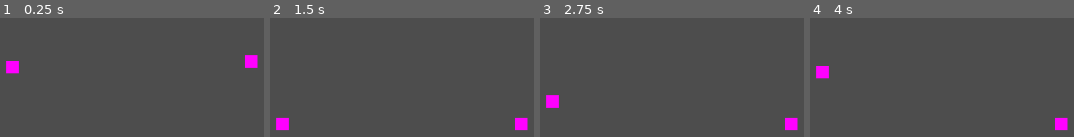
Above: before the commit, frames 1-4 (left to right).
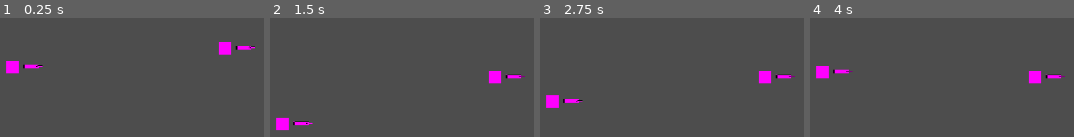
Above: after the commit, the same moments.

Repository: ViniTeider/BeneathTheMask
Game: Godot game, scene res://scenes/world.tscn
The game is run twice, just before and just after one commit, with the same random seed, the same clock (stepped at 60 frames per second) and the same inputs.
Inputs:
- Up to frame 1 (0.25 s): no input
- Up to frame 2 (1.5 s): tap Enter at 1.25 s
- Up to frame 3 (2.75 s): tap Space at 2 s
- Up to frame 4 (4 s): tap Enter at 2.75 s; tap Space at 3.5 s

The runs differ from the first frame. In frame 1, 1.5% of the frame differs, in the area x 8-98%, y 20-43%; in frame 2, 1.4%; in frame 3, 1.4%; in frame 4, 1.4%.

Commit message:
feat: add player and aim movement

Diff:
--- /dev/null
+++ b/aimArrow.tscn
@@ -0,0 +1,20 @@
+[gd_scene format=3 uid="uid://bp06c4sn5q5n7"]
+
+[sub_resource type="PlaceholderTexture2D" id="PlaceholderTexture2D_ufrfc"]
+size = Vector2(25, 25)
+
+[sub_resource type="PlaceholderTexture2D" id="PlaceholderTexture2D_3rta4"]
+size = Vector2(10, 10)
+
+[node name="AimArrow" type="Node2D" unique_id=1695000676]
+
+[node name="Sprite2D" type="Sprite2D" parent="." unique_id=352866948]
+position = Vector2(0, -1)
+scale = Vector2(1, 0.24)
+texture = SubResource("PlaceholderTexture2D_ufrfc")
+offset = Vector2(30, 0)
+
+[node name="Sprite2D" type="Sprite2D" parent="Sprite2D" unique_id=532890300]
+position = Vector2(13, 0)
+texture = SubResource("PlaceholderTexture2D_3rta4")
+offset = Vector2(30, 0)
--- a/project.godot
+++ b/project.godot
@@ -55,6 +55,31 @@
 "events": [Object(InputEventJoypadMotion,"resource_local_to_scene":false,"resource_name":"","device":1,"axis":0,"axis_value":1.0,"script":null)
 ]
 }
+Up_0={
+"deadzone": 0.2,
+"events": [Object(InputEventJoypadMotion,"resource_local_to_scene":false,"resource_name":"","device":0,"axis":1,"axis_value":-1.0,"script":null)
+]
+}
+Up_1={
+"deadzone": 0.2,
+"events": [Object(InputEventJoypadMotion,"resource_local_to_scene":false,"resource_name":"","device":1,"axis":1,"axis_value":-1.0,"script":null)
+]
+}
+Down_0={
+"deadzone": 0.2,
+"events": [Object(InputEventJoypadMotion,"resource_local_to_scene":false,"resource_name":"","device":0,"axis":1,"axis_value":1.0,"script":null)
+]
+}
+Down_1={
+"deadzone": 0.2,
+"events": [Object(InputEventJoypadMotion,"resource_local_to_scene":false,"resource_name":"","device":1,"axis":1,"axis_value":1.0,"script":null)
+]
+}
+
+[layer_names]
+
+2d_physics/layer_1="Player"
+2d_physics/layer_2="Floor"
 
 [physics]
 
--- a/scenes/floor.tscn
+++ b/scenes/floor.tscn
@@ -4,6 +4,7 @@
 size = Vector2(708, 20)
 
 [node name="Floor" type="StaticBody2D" unique_id=521644418]
+collision_layer = 2
 
 [node name="Sprite2D" type="Sprite2D" parent="." unique_id=2043272505]
 
--- a/scenes/player.gd
+++ b/scenes/player.gd
@@ -1,26 +1,40 @@
 extends CharacterBody2D
-
 
 const SPEED = 300.0
 const JUMP_VELOCITY = -400.0
+const DEADZONE_X = 0.2
 
-@export var player_id: int
+@onready var aimArrow: Node2D = $AimArrow
+@export var player_id: int = 0
+
+var direction: float = 0
+var last_direction: int = 1
 
 func _physics_process(delta: float) -> void:
-	# Add the gravity.
 	if not is_on_floor():
 		velocity += get_gravity() * delta
 
-	# Handle jump.
-	if Input.is_action_just_pressed("Jump_"+str(player_id)) and is_on_floor():
+	if Input.is_action_just_pressed("Jump_" + str(player_id)) and is_on_floor():
 		velocity.y = JUMP_VELOCITY
 
-	# Get the input direction and handle the movement/deceleration.
-	# As good practice, you should replace UI actions with custom gameplay actions.
-	var direction := Input.get_axis("Left_"+str(player_id), "Right_"+str(player_id))
-	if direction:
+	var raw_input_x = Input.get_axis("Left_" + str(player_id), "Right_" + str(player_id))
+
+	# If the value passes the DEADZONE, round it to 1 or -1
+	if abs(raw_input_x) > DEADZONE_X:
+		direction = sign(raw_input_x)
+	else:
+		direction = 0
+
+	if direction != 0:
 		velocity.x = direction * SPEED
+		last_direction = int(direction)
 	else:
 		velocity.x = move_toward(velocity.x, 0, SPEED)
 
 	move_and_slide()
+
+func _process(delta: float) -> void:
+	var inputVec = Input.get_vector("Left_" + str(player_id), "Right_" + str(player_id), "Up_" + str(player_id), "Down_" + str(player_id))
+
+	if inputVec.length() > 0.1:
+		aimArrow.rotation = inputVec.angle()
--- a/scenes/player.tscn
+++ b/scenes/player.tscn
@@ -1,12 +1,14 @@
 [gd_scene format=3 uid="uid://bddxfxcv27cgj"]
 
 [ext_resource type="Script" uid="uid://fn6yeh61qs03" path="res://scenes/player.gd" id="1_3vyb7"]
+[ext_resource type="PackedScene" uid="uid://bp06c4sn5q5n7" path="res://aimArrow.tscn" id="2_g2els"]
 
 [sub_resource type="PlaceholderTexture2D" id="PlaceholderTexture2D_u8vuu"]
 
 [sub_resource type="RectangleShape2D" id="RectangleShape2D_3vyb7"]
 
 [node name="CharacterBody2D" type="CharacterBody2D" unique_id=1433225565]
+collision_mask = 2
 script = ExtResource("1_3vyb7")
 
 [node name="Sprite2D" type="Sprite2D" parent="." unique_id=416489012]
@@ -16,3 +18,5 @@
 
 [node name="CollisionShape2D" type="CollisionShape2D" parent="." unique_id=433342562]
 shape = SubResource("RectangleShape2D_3vyb7")
+
+[node name="AimArrow" parent="." unique_id=1695000676 instance=ExtResource("2_g2els")]
--- a/scenes/world.tscn
+++ b/scenes/world.tscn
@@ -6,7 +6,7 @@
 [node name="World" type="Node2D" unique_id=1970420695]
 
 [node name="Player" parent="." unique_id=133474484 instance=ExtResource("1_rwgxs")]
-position = Vector2(834, 327)
+position = Vector2(792, 306)
 player_id = 1
 
 [node name="Floor" parent="." unique_id=521644418 instance=ExtResource("2_4wyf3")]
@@ -14,3 +14,11 @@
 
 [node name="Player2" parent="." unique_id=1433225565 instance=ExtResource("1_rwgxs")]
 position = Vector2(452, 336)
+
+[node name="Floor2" parent="." unique_id=1075836121 instance=ExtResource("2_4wyf3")]
+position = Vector2(483, 398)
+scale = Vector2(0.097716175, 1.0993367)
+
+[node name="Floor3" parent="." unique_id=797330754 instance=ExtResource("2_4wyf3")]
+position = Vector2(760, 402)
+scale = Vector2(0.097716175, 1.0993367)
